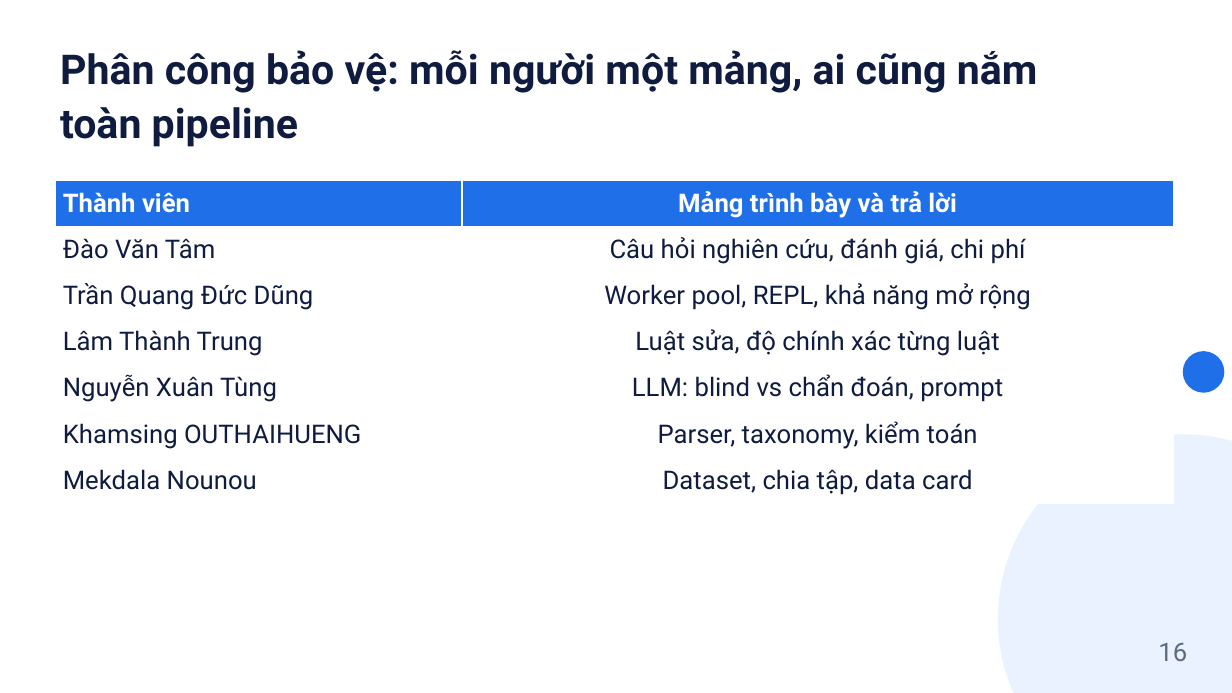
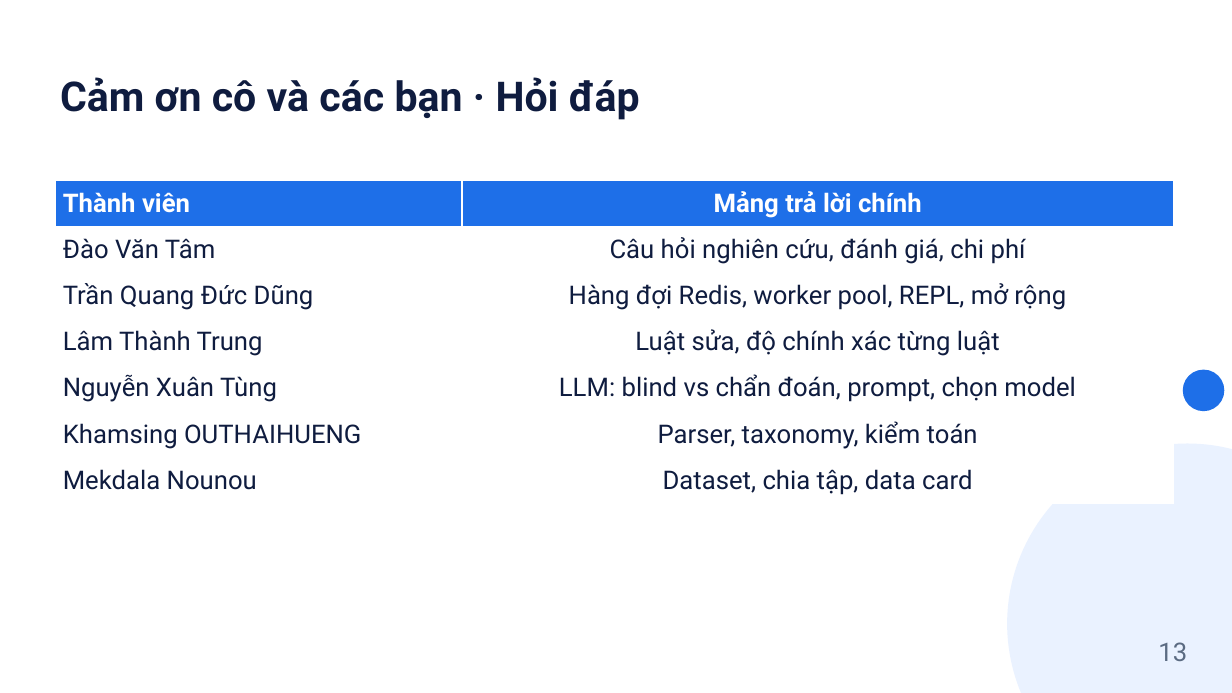
Before and after one commit to tamdv/ai4math-verifier-guided-repair, a slide deck: slide 13 of slides/Slides_Nhom6_VerifierRepair.pptx (slide 16 before the commit). Drawn at 1232x693 pixels with LibreOffice and Linux fonts; fonts in the diff are those of the drawing. Boxes give left, top, right and bottom in pixels: in the first picture for what was removed or moved away, otherwise in the second. Text is boxed around its words. In the diff, an @@ line names an element or a change of style, - is before the commit and + after.

```diff
--- a/slides/Slides_Nhom6_VerifierRepair.pptx
+++ b/slides/Slides_Nhom6_VerifierRepair.pptx
@@ text at (60,77,640,120): text changed @@
-Phân công bảo vệ: mỗi người một mảng, ai cũng nắm toàn pipeline
+Cảm ơn cô và các bạn · Hỏi đáp
@@ table at (55,180,1174,504) @@
-row 1, column 2: Mảng trình bày và trả lời
+row 1, column 2: Mảng trả lời chính
-row 3, column 2: Worker pool, REPL, khả năng mở rộng
+row 3, column 2: Hàng đợi Redis, worker pool, REPL, mở rộng
-row 5, column 2: LLM: blind vs chẩn đoán, prompt
+row 5, column 2: LLM: blind vs chẩn đoán, prompt, chọn model
@@ ellipse: place and size @@
-ellipse at (1183,351,1225,393)
+ellipse at (1183,370,1225,411)
@@ ellipse: place and size @@
-ellipse at (998,434,1232,693)
+ellipse at (1007,444,1232,693)
@@ text at (1158,642,1187,661): text changed @@
-16
+13
```
Also in this commit, not shown: 11 other slides changed, 3 slides added, 4 slides removed, 6 other files.
